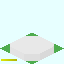
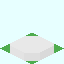
Two versions of the same layered image (64 x 64). Layer-by-layer changes:
painted on "Base_Plate_1x1.png" over left=1, top=46, right=53, bottom=61
